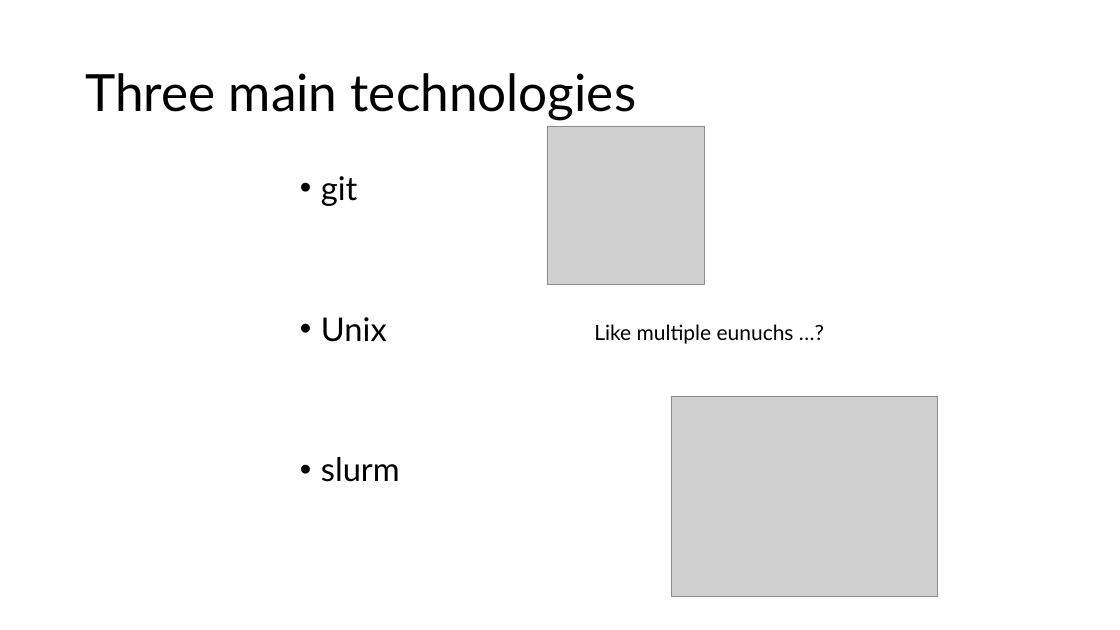
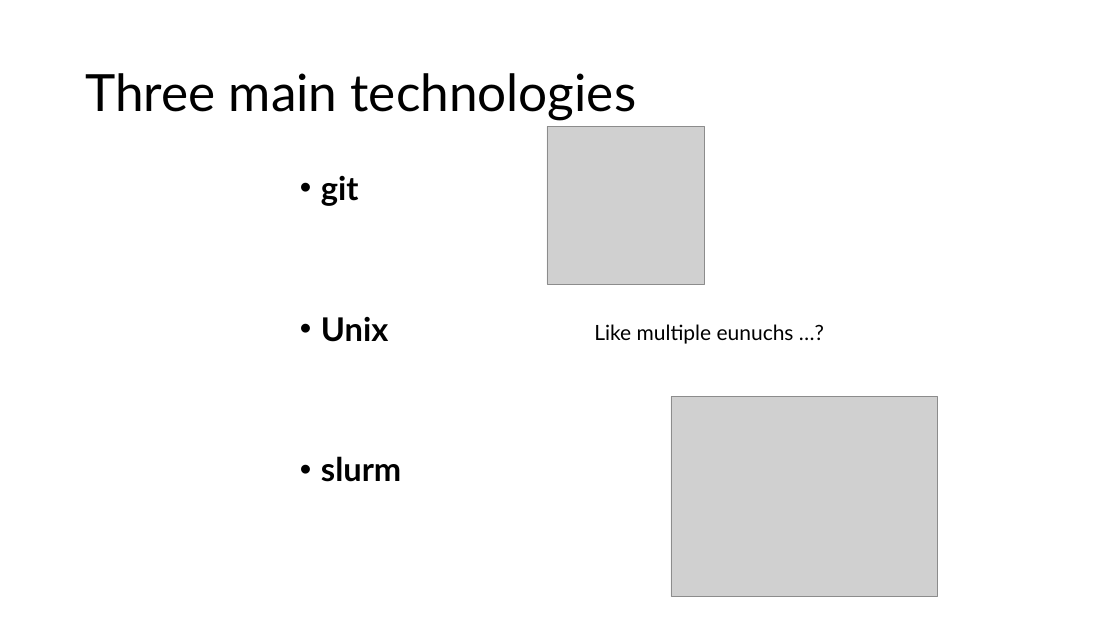
Before and after one commit to lawsonvt/rivanna_slurm_git_tutorial, a slide deck: slide 3 of tutorial_slides.pptx. Drawn at 1120x630 pixels with LibreOffice and Linux fonts; fonts in the diff are those of the drawing; grey boxes stand for pictures. Boxes give left, top, right and bottom in pixels: in the first picture for what was removed or moved away, otherwise in the second. Text is boxed around its words. In the diff, an @@ line names an element or a change of style, - is before the commit and + after.

```diff
--- a/tutorial_slides.pptx
+++ b/tutorial_slides.pptx
@@ text "git" at [321,176,401,482]: bold on @@
```
Also in this commit, not shown: 2 other slides changed, 6 slides added.
